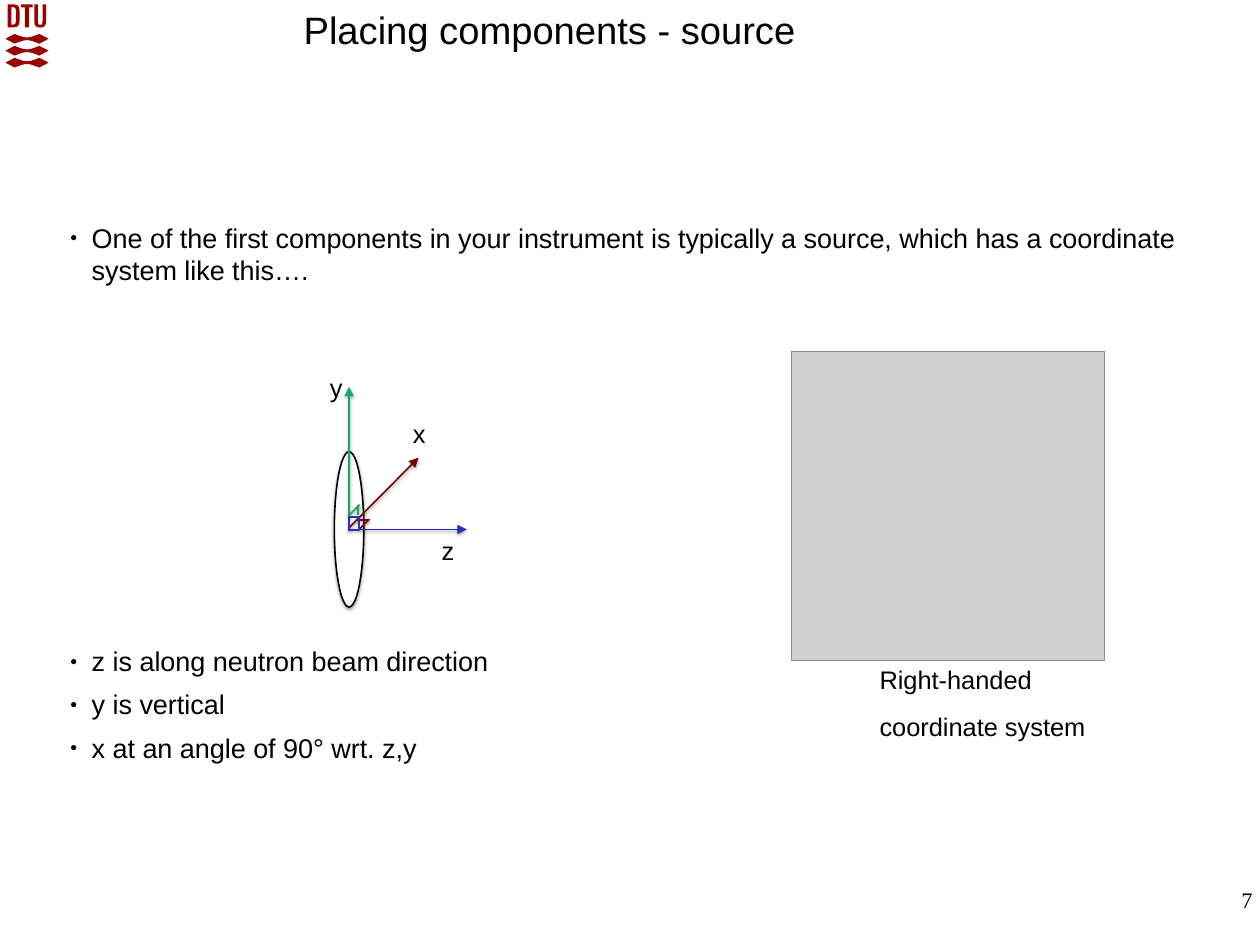
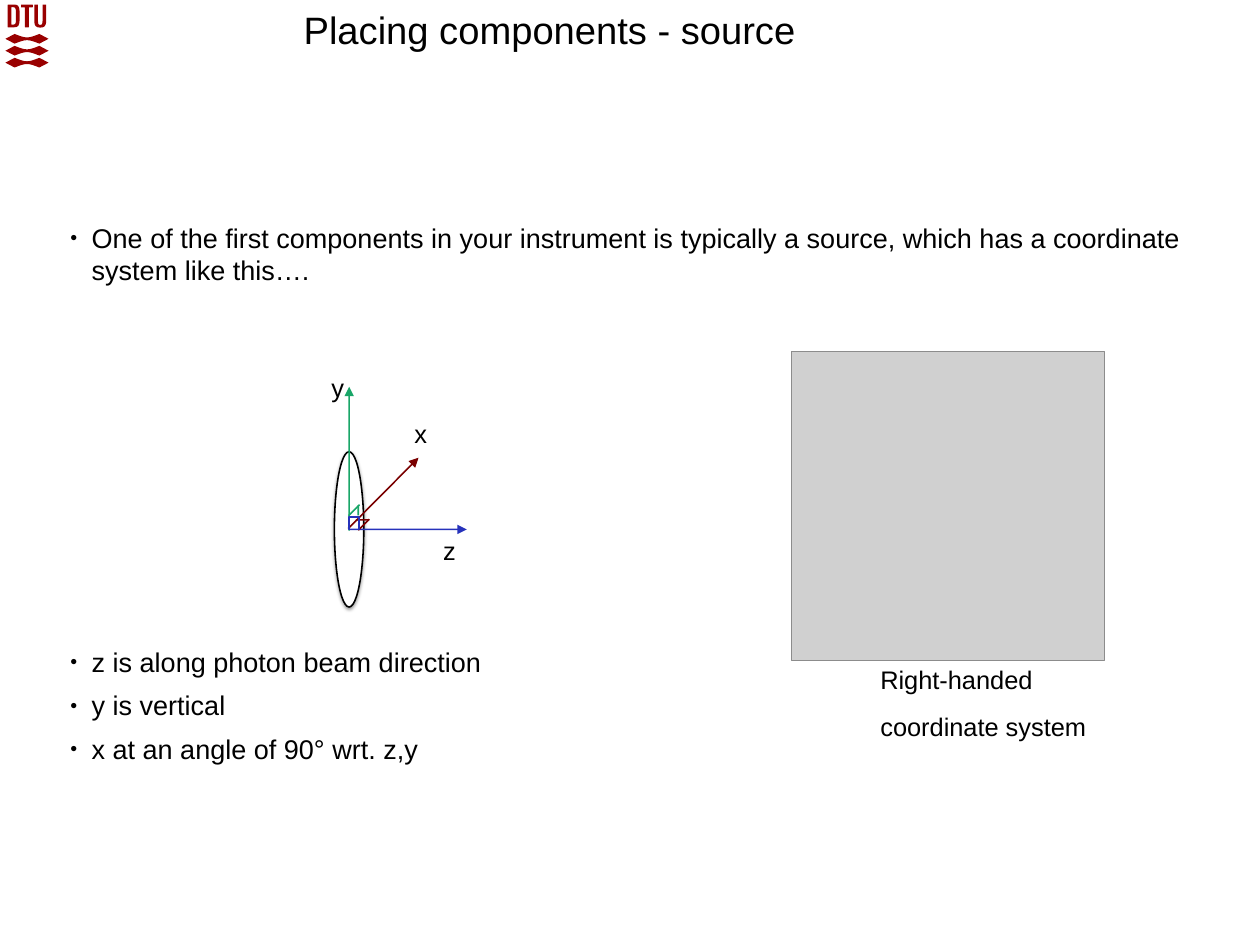
Before and after one commit to McStasMcXtrace/Schools, a slide deck: slide 7 of SOLEIL_March_2022/Day2_Thursday_March_10th/3_Components/McXtrace_component_and_instrument_concepts.pptx. Drawn at 1260x945 pixels with LibreOffice and Linux fonts; fonts in the diff are those of the drawing; grey boxes stand for pictures; background and template pictures are left out. Boxes give left, top, right and bottom in pixels: in the first picture for what was removed or moved away, otherwise in the second. Text is boxed around its words. In the diff, an @@ line names an element or a change of style, - is before the commit and + after.

Commit message:
SOLEIL 2022: 3-components: update presentation (remove 'neutron' -> 'photon')

```diff
--- a/SOLEIL_March_2022/Day2_Thursday_March_10th/3_Components/McXtrace_component_and_instrument_concepts.pptx
+++ b/SOLEIL_March_2022/Day2_Thursday_March_10th/3_Components/McXtrace_component_and_instrument_concepts.pptx
@@ text at (92, 228, 1179, 764): size 16.9 to 17 pt in "One of the first components in your ...", "y is vertical", "x at an angle of 90° wrt. ..." @@
@@ text at (92, 652, 481, 677): text changed; size 16.9 to 17 pt @@
-● z is along neutron beam direction
+● z is along photon beam direction
@@ page number removed at (1241, 893, 1252, 908) @@
-7
```
Also in this commit, not shown: 30 other slides changed, 1 other file.
